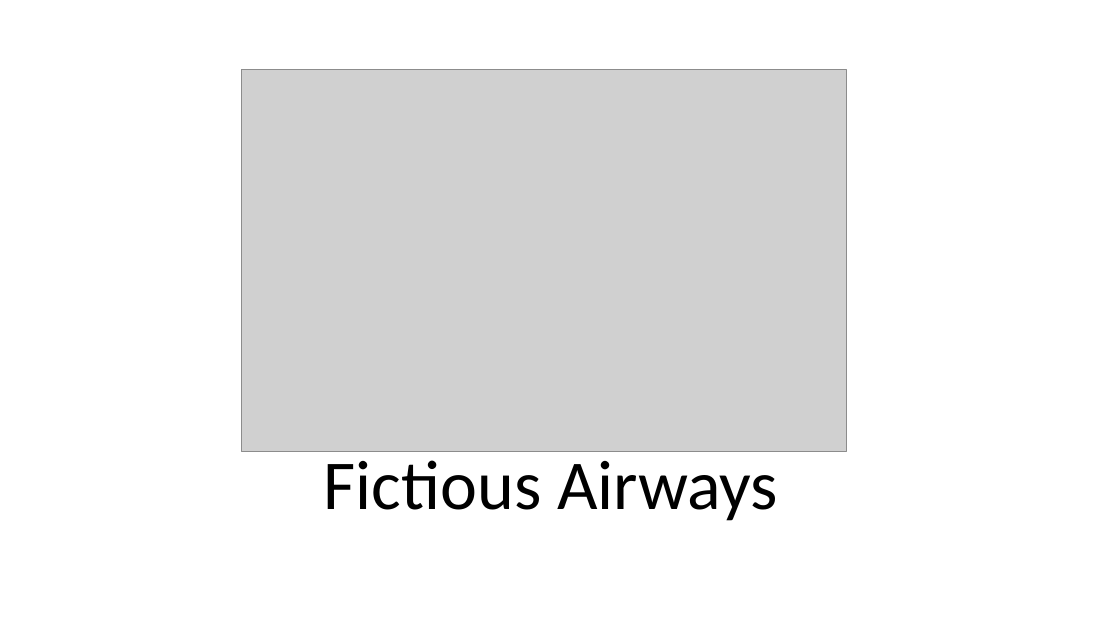
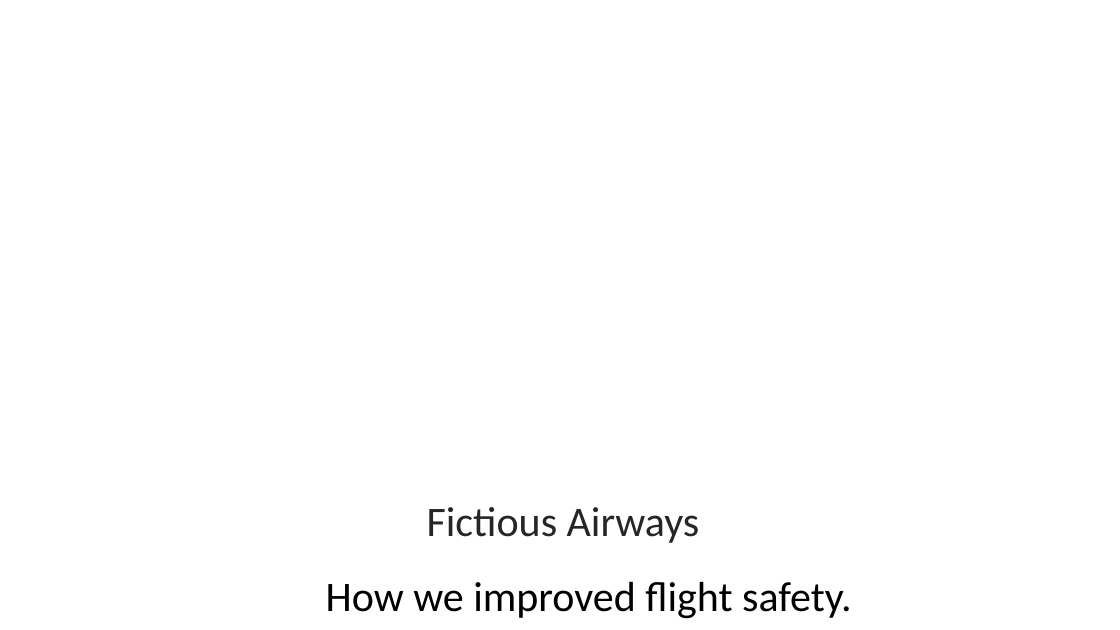
Before and after one commit to adanque/DSC640, a slide deck: slide 1 of Task5-VideoPresentation/Fictious Airways.pptx. Drawn at 1120x630 pixels with LibreOffice and Linux fonts; fonts in the diff are those of the drawing; grey boxes stand for pictures; background and template pictures are left out. Boxes give left, top, right and bottom in pixels: in the first picture for what was removed or moved away, otherwise in the second. Text is boxed around its words. In the diff, an @@ line names an element or a change of style, - is before the commit and + after.

```diff
--- a/Task5-VideoPresentation/Fictious Airways.pptx
+++ b/Task5-VideoPresentation/Fictious Airways.pptx
@@ picture removed at (241,69,846,451) @@
@@ rectangle added at (0,489,1120,557), fill #FFFFFF at 93% opacity @@
@@ line added from (0, 481) to (1120, 481), #FFFFFF 3.25 pt @@
@@ title "Fictious Airways": place and size @@
-title "Fictious Airways" at (324,451,778,521)
+title "Fictious Airways" at (427,507,700,543)
@@ title "Fictious Airways" at (427,507,700,543): size 60 to 36 pt, text colour #000000 to #262626; vertical alignment bottom to middle @@
@@ text added at (326,582,852,619), 36 pt, text #000000 @@
+How we improved flight safety.
```
Also in this commit, not shown: 16 other slides changed, 8 other files.
